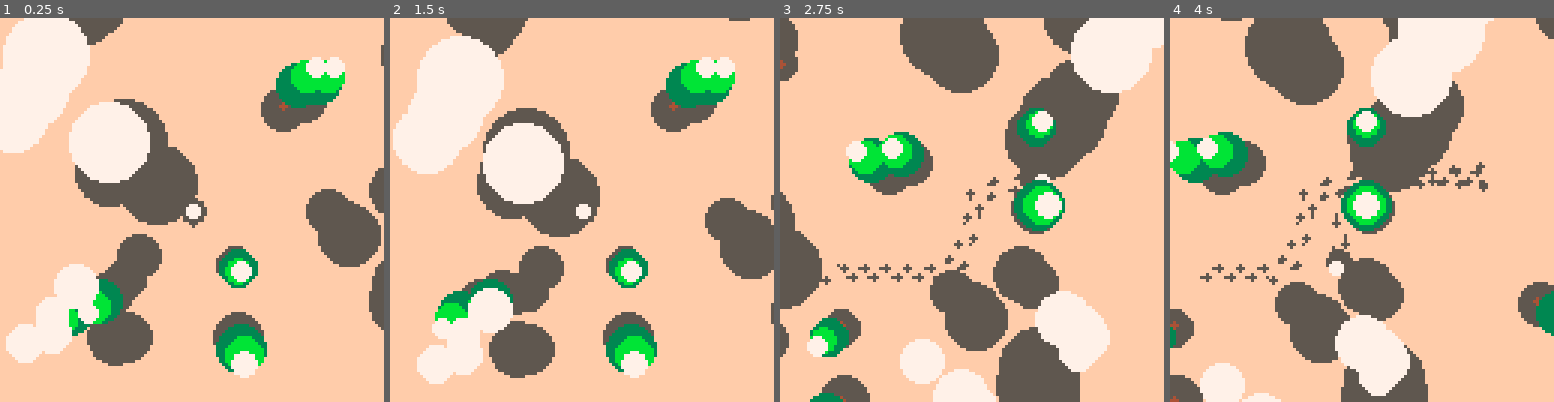
Above: before the commit, frames 1-4 (left to right).
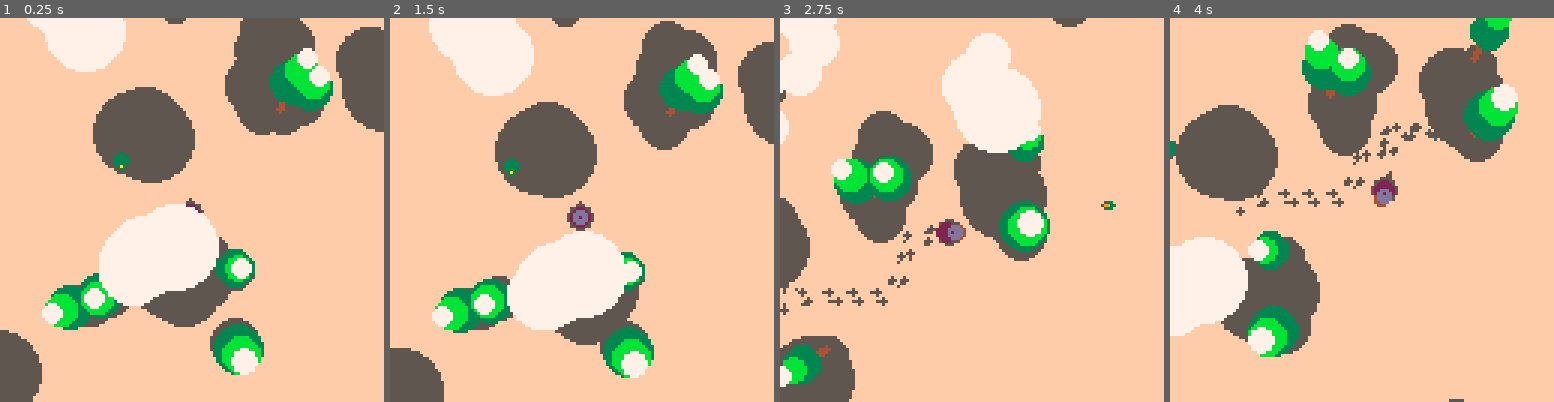
Above: after the commit, the same moments.

Repository: seleb/DuckDuckOnTheLoose
Game: PICO-8 cartridge forest.p8
The game is run twice, just before and just after one commit, with the same random seed, the same clock (stepped at 60 frames per second) and the same inputs.
Inputs:
- Up to frame 1 (0.25 s): no input
- Up to frame 2 (1.5 s): no input
- Up to frame 3 (2.75 s): hold Right 1.6-2.1 s; hold Up 2.15-2.42 s; hold Right from 2.47 s (still down)
- Up to frame 4 (4 s): release Right at 3.03 s; hold Left 3.08-3.58 s; hold Down 3.63-3.97 s

The runs differ from the first frame. In frame 1, 40% of the frame differs, in the area x 0-100%, y 0-100%; in frame 2, 39%; in frame 3, 49%; in frame 4, 47%.

Commit message:
better character, camera stuff, bushes
-camera sway
-velocity-based camera offset
-variable perspective
-tweaked speed
-player not just a blob
-bushes+blooms
-fixed height calc to be consistent

Diff:
--- a/forest.p8
+++ b/forest.p8
@@ -59,6 +59,9 @@
 
  shadow_offset=v_mul(shadow_offset,0.2)
 
+ perspective_offset={64,80}
+ height_mult=0.015
+
  cells={}
  cells.w=64
  cells.h=64
@@ -67,18 +70,78 @@
 
 
  trees={}
- trees.height_range={4,12}
+ trees.height_range={10,25}
  trees.girth_range={5,10}
  trees.gap=32
 
  clouds={}
- clouds.height_range={15,20}
+ clouds.a={}
+ clouds.height_range={32,64}
  clouds.count_range={20,40}
  clouds.radius_range={5,15}
  clouds.cluster_range={5,7}
  clouds.w=256
  clouds.h=256
 
+
+ bushes={}
+ bushes.a={}
+ bushes.height_range={0.5,1.5}
+ bushes.count_range={10,30}
+ bushes.radius_range={1,2.5}
+ bushes.cluster_range={2,4}
+ bushes.bloom_freq=0.25
+ bushes.bloom_colours={9,10,12,2}
+ bushes.w=300
+ bushes.h=300
+
+ --player
+ p={}
+ p.p={0,0}
+ p.v={0,0}
+ p.speed={0.7,0.7}
+ p.max_speed=3
+ p.cur_speed=0
+ p.damping=0.8
+ p.a=0
+ p.a_o=0
+ p.stride_w=4
+ p.stride_l=8
+ p.stride_alt=false
+ p.height=2
+
+
+ -- camera
+ cam={}
+ cam.p=v_sub(p.p,{64,64})
+ cam.p_o=cam.p
+ cam.offset={64,64}
+ cam.sway={0.25,0.25,8,9}
+
+ cells.current={
+  flr(cam.p[1]/cells.w),
+  flr(cam.p[2]/cells.h)
+ }
+ init_cells()
+
+
+
+ footprints={
+  {p.p[1],p.p[2]+p.stride_w},
+  {p.p[1],p.p[2]-p.stride_w}
+ }
+ footprints.max=64
+ footprints.remove_delay=0.25
+ footprints.remove_last=time()
+ for i=3,footprints.max-1,2 do
+  footprints[i]=footprints[1]
+  footprints[i+1]=footprints[2]
+ end
+…(4 lines of a section not shown)…
+ -- clouds init
  for i=1,range(clouds.count_range) do
   local x=rnd(clouds.w)-rnd(clouds.w)
   local y=rnd(clouds.h)-rnd(clouds.h)
@@ -98,50 +161,46 @@
    c.height=range(clouds.height_range)
 
 
-   add(clouds,c)
-  end
- end
-
-
- --player
- p={}
- p.p={0,0}
- p.v={0,0}
- p.speed={1,1}
- p.max_speed=5
- p.cur_speed=0
- p.damping=0.8
- p.a=0
- p.a_o=0
- p.stride_w=4
- p.stride_l=8
- p.stride_alt=false
- p.height=2
-
-
- -- camera
- cam={}
- cam.p=v_sub(p.p,{64,64})
- cam.p_o=cam.p
-
- cells.current={
-  flr(cam.p[1]/cells.w),
-  flr(cam.p[2]/cells.h)
- }
- init_cells()
-
-
-
- footprints={
-  {p.p[1],p.p[2]+p.stride_w},
-  {p.p[1],p.p[2]-p.stride_w}
- }
- footprints.max=64
- footprints.remove_delay=0.25
- footprints.remove_last=time()
- for i=3,footprints.max-1,2 do
-  footprints[i]=footprints[1]
-  footprints[i+1]=footprints[2]
+   add(clouds.a,c)
+  end
+ end
+
+ -- bushes init
+ for i=1,range(bushes.count_range) do
+  local x=rnd(bushes.w)-rnd(bushes.w)
+  local y=rnd(bushes.h)-rnd(bushes.h)
+  local r=0
+  local c=bushes.bloom_colours[flr(rnd(#bushes.bloom_colours))%#bushes.bloom_colours+1]
+  for j=1,range(bushes.cluster_range) do
+   local b={}
+   b.r=range(bushes.radius_range)
+   b.p={
+    x+range({1,(b.r+r)})-range({1,(b.r+r)/2}),
+    y+range({1,(b.r+r)})-range({1,(b.r+r)/2})
+   }
+   if rnd() > 0.5 then
+    x=b.p[1]
+    y=b.p[2]
+    r=b.r
+   end
+   b.height=range(bushes.height_range)
+   b.c=c
+
+   if rnd() > bushes.bloom_freq then
+    local bloom={}
+    local a=rnd()
+    local r=rnd(b.r/2)+b.r/4
+    bloom.p={
+     r*cos(a),
+     r*sin(a)
+    }
+    b.bloom = bloom
+   else
+    b.bloom=nil
+   end
+
+   add(bushes.a,b)
+  end
  end
 end
 
@@ -213,8 +272,17 @@
  p.p=v_add(p.p,p.v)
 
  -- camera
+ cam.offset=v_add(v_mul(p.v,-15),{64,64})
+
  cam.p_o=cam.p
- cam.p=v_lerp(cam.p,v_sub(p.p,{64,64}),0.1)
+ local sway={
+  cam.sway[1]*cos(time()/cam.sway[3]),
+  cam.sway[2]*sin(time()/cam.sway[4])
+ }
+ cam.p=v_add(
+ v_lerp(cam.p,v_sub(p.p,cam.offset),0.1),
+ sway
+ )
  cam.v=v_sub(cam.p,cam.p_o)
 
  local cell={
@@ -229,6 +297,7 @@
 
  update_trees()
  update_clouds()
+ update_bushes()
 
 
  -- footprints
@@ -274,10 +343,8 @@
  local y = cam.p[2]%cells.h-b*cells.h
 
  for t in all(ts.a) do
-  t.s=v_sub(t.p,{x+64,y+64})
-  t.s[1]/=trees.gap
-  t.s[2]/=trees.gap
-  t.s=v_mul(t.s,t.height)
+  t.s=v_sub(t.p,v_add({x,y},perspective_offset))
+  t.s=v_mul(t.s,t.height*height_mult)
   --local r=abs(s[1])+abs(s[2])/(trees.gap*)
 
   t.s=v_add(t.p,t.s)
@@ -292,7 +359,7 @@
 end
 
 function update_clouds()
- for c in all(clouds) do
+ for c in all(clouds.a) do
   c.p[1]+=0.1-cam.v[1]
   c.p[2]+=0.1-cam.v[2]
 
@@ -307,8 +374,31 @@
    c.p[2] += clouds.h*2+clouds.radius_range[2]
   end
 
-  c.s=v_sub(c.p,{64,64})
+  c.s=v_sub(c.p,perspective_offset)
+  c.s=v_mul(c.s,c.height*height_mult)
   c.s=v_add(c.p,c.s)
+ end
+end
+
+function update_bushes()
+ for b in all(bushes.a) do
+  b.p[1]-=cam.v[1]
+  b.p[2]-=cam.v[2]
+
+  if b.p[1] > bushes.w+bushes.radius_range[2] then
+   b.p[1] -= bushes.w*2+bushes.radius_range[2]
+  elseif b.p[1] < -bushes.w-bushes.radius_range[2] then
+   b.p[1] += bushes.w*2+bushes.radius_range[2]
+  end
+  if b.p[2] > bushes.h+bushes.radius_range[2] then
+   b.p[2] -= bushes.h*2+bushes.radius_range[2]
+  elseif b.p[2] < -bushes.h-bushes.radius_range[2] then
+   b.p[2] += bushes.h*2+bushes.radius_range[2]
+  end
+
+  b.s=v_sub(b.p,perspective_offset)
+  b.s=v_mul(b.s,b.height*height_mult)
+  b.s=v_add(b.p,b.s)
 
  end
 end
@@ -320,15 +410,14 @@
 
  camera(cam.p[1],cam.p[2])
 
-
-
-
  draw_footprints()
 
+ draw_bushes(true)
  draw_player(true)
  draw_trees(true)
  draw_clouds(true)
 
+ draw_bushes(false)
  draw_player(false)
  draw_trees(false)
  draw_clouds(false)
@@ -355,18 +444,24 @@
 function draw_player(shadow)
  camera(cam.p[1],cam.p[2])
  if shadow then
-  circfill(p.p[1]+shadow_offset[1]*p.height,p.p[2]+shadow_offset[2]*p.height,4,5)
+  circfill(
+  p.p[1]+shadow_offset[1]*p.height,
+  p.p[2]+shadow_offset[2]*p.height,
+  4,5)
  else
   local s=p.cur_speed/p.max_speed
   local pp={
    p.p[1]+4*cos(p.a)*s,
    p.p[2]+4*sin(p.a)*s
   }
-  circfill(pp[1],pp[2],2,7)
-  line(p.p[1],p.p[2],
-  p.p[1]+2*cos(p.a),
-  p.p[2]+2*sin(p.a))
- end
+
+  circfill(p.p[1],p.p[2],3,2)
+  circfill(pp[1],pp[2],2,4)
+  pp=v_lerp(p.p,pp,0.75)
+  circfill(pp[1],pp[2],2,13)
+  pp=v_lerp(p.p,pp,0.5)
+  pset(pp[1],pp[2],2)
+  end
 end
 
 function draw_trees(shadows)
@@ -441,18 +536,46 @@
 function draw_clouds(shadows)
  camera(0,0)
  if shadows then
- color(5)
- for c in all(clouds) do
-  circfill(
-  c.p[1]+shadow_offset[1]*c.height,
-  c.p[2]+shadow_offset[2]*c.height,
-  c.r)
- end
+  color(5)
+  for c in all(clouds.a) do
+   circfill(
+   c.p[1]+shadow_offset[1]*c.height,
+   c.p[2]+shadow_offset[2]*c.height,
+   c.r)
+  end
  else
- color(7)
- for c in all(clouds) do
-  circfill(c.s[1],c.s[2],c.r)
- end
+  color(7)
+  for c in all(clouds.a) do
+   circfill(c.s[1],c.s[2],c.r)
+  end
+ end
+end
+
+function draw_bushes(shadows)
+ camera(0,0)
+ if shadows then
+  color(5)
+  for b in all(bushes.a) do
+   circfill(
+   b.p[1]+shadow_offset[1]*b.height,
+   b.p[2]+shadow_offset[2]*b.height,
+   b.r)
+  end
+ else
+  color(3)
+  for b in all(bushes.a) do
+   circfill(b.s[1],b.s[2],b.r)
+  end
+  for b in all(bushes.a) do
+   if b.bloom!=nil then
+    local p=v_add(b.s,b.bloom.p)
+    pset(p[1],p[2],b.c)
+   end
+  end
+  --[[color(8)
+  for b in all(bushes.a) do
+
+  end]]
  end
 end
 
